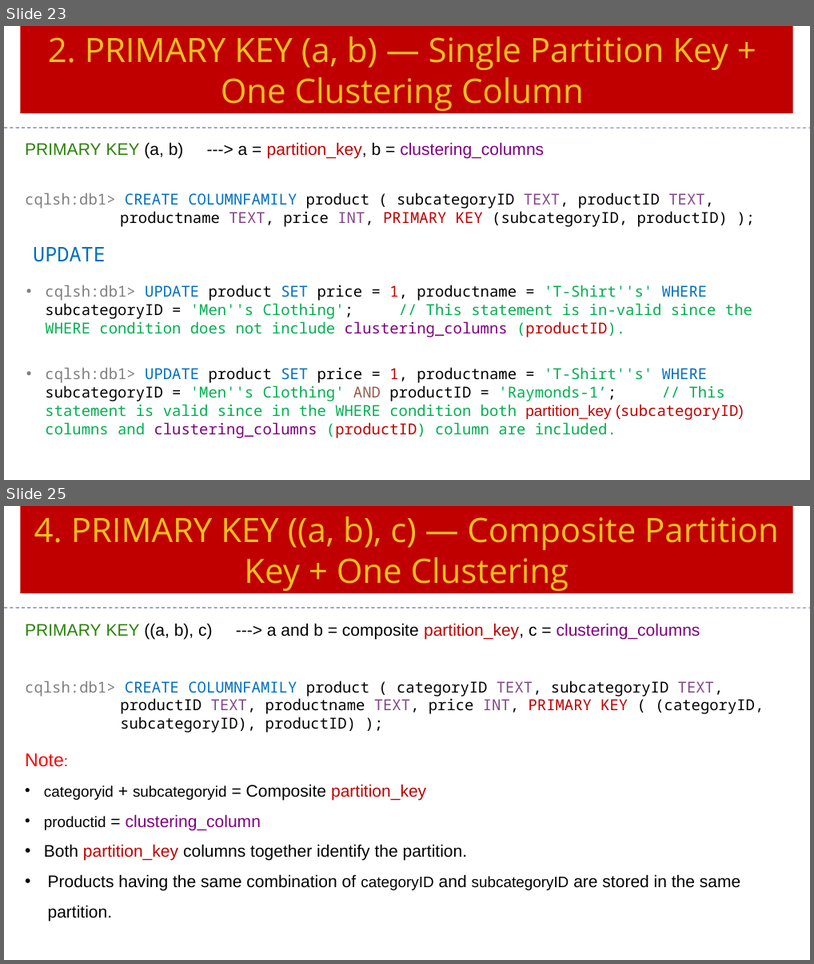
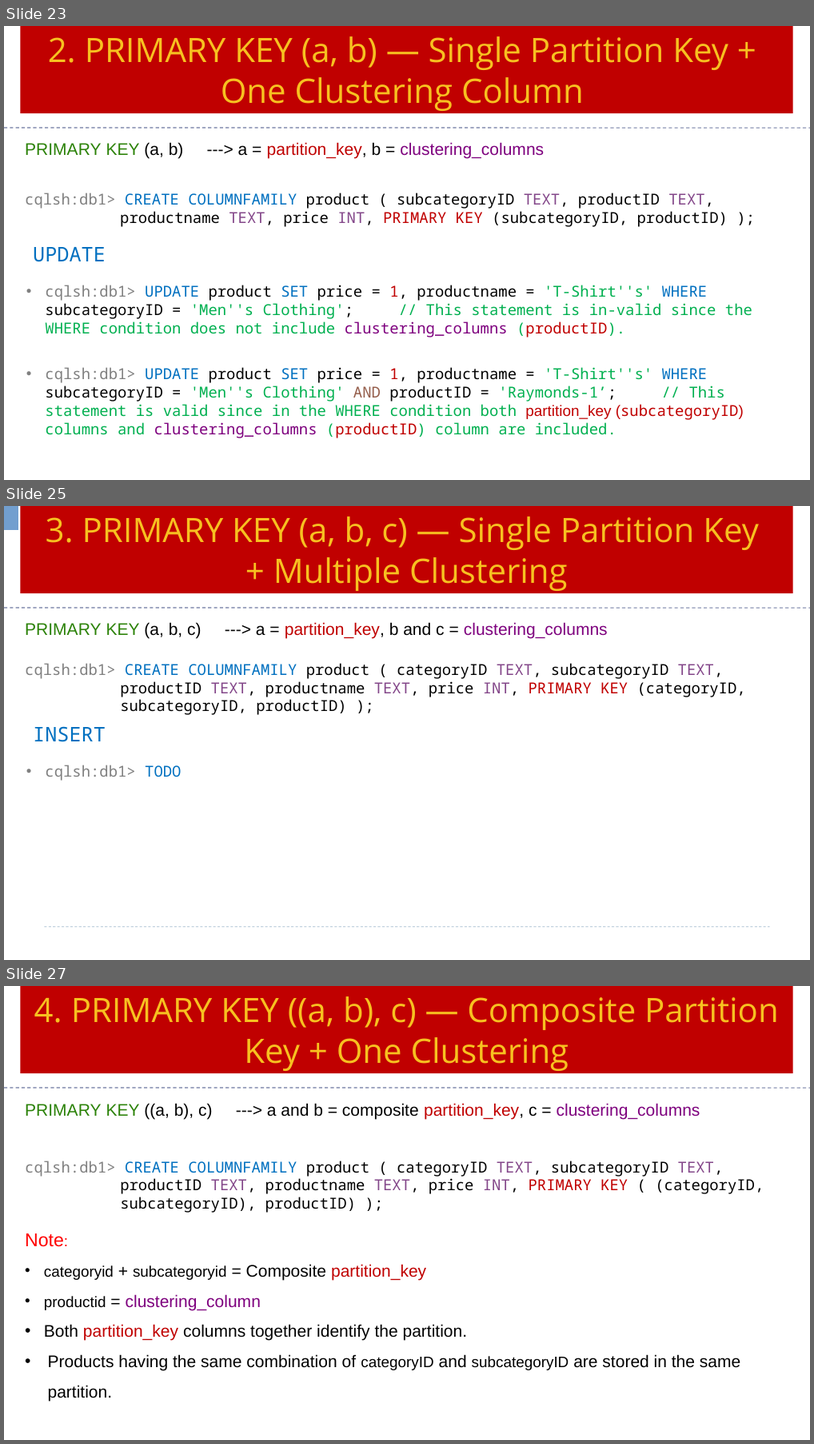
Before and after one commit to Saleel-Bagde/PPT-s, a slide deck: Cassandra Ver3.pptx. Shown one above the other, each under a label of ours: slides 23 and 25 before the commit, slides 23, 25 and 27 after it; the slides between them are not shown. The pictures are 814x964 and 814x1444 pixels, drawn with LibreOffice and Linux fonts; fonts in the diff are those of the drawing. Boxes give left, top, right and bottom in pixels: in the first picture for what was removed or moved away, otherwise in the second. Text is boxed around its words. In the diff, an @@ line names an element or a change of style, - is before the commit and + after.

```diff
--- a/Cassandra Ver3.pptx
+++ b/Cassandra Ver3.pptx
@@ slide 25 added at box(4, 506, 810, 960), background #FFFFFF @@
@@ table added at box(4, 506, 18, 530), 1 rows, 1 columns @@
+
@@ rectangle added at box(20, 506, 794, 594), fill #C00000, 40 pt, text #F7C120 @@
+3. PRIMARY KEY (a, b, c) — Single Partition Key
++ Multiple Clustering
@@ line added from (4, 608) to (810, 608), #6E78A0 0.99 pt dashed @@
@@ text added at box(25, 622, 608, 638), 20 pt, text #000000 @@
+PRIMARY KEY (a, b, c) ---> a = partition_key, b and c = clustering_columns
@@ text added at box(25, 663, 746, 715), 18 pt, text #000000 @@
+cqlsh:db1> CREATE COLUMNFAMILY product ( categoryID TEXT, subcategoryID TEXT, productID TEXT, productname TEXT, price INT, PRIMARY KEY (categoryID, subcategoryID, productID) );
@@ text added at box(33, 726, 106, 742), 24 pt, text #0070C0 @@
+INSERT
@@ text added at box(45, 764, 181, 780), 18 pt, text #808080 @@
+• cqlsh:db1> TODO
@@ line added from (45, 927) to (770, 927), #9FB8CD 0.75 pt dashed @@
@@ what was slide 25 is now slide 27 @@
```
Also in this commit, not shown: 2 slides changed, 1 other slide added.
